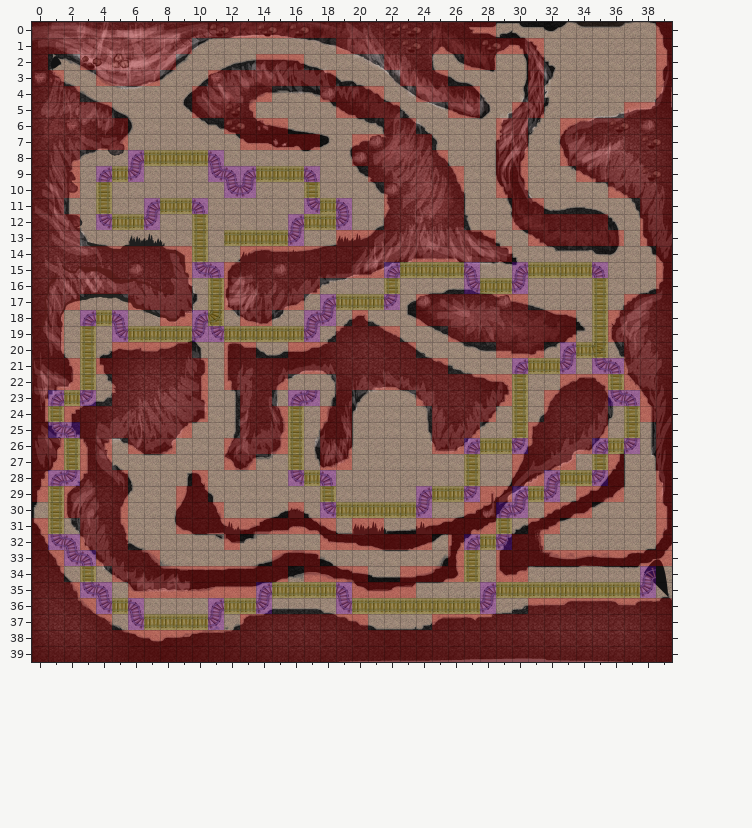
An edit to a level. Tiled map, TileGame/cave-32/gold-on-wheels-32.tmx. Above is the file before it was changed.
Cells are 32x32 px. Shown: x 0..39, y 0..39.
The same view after the edit:
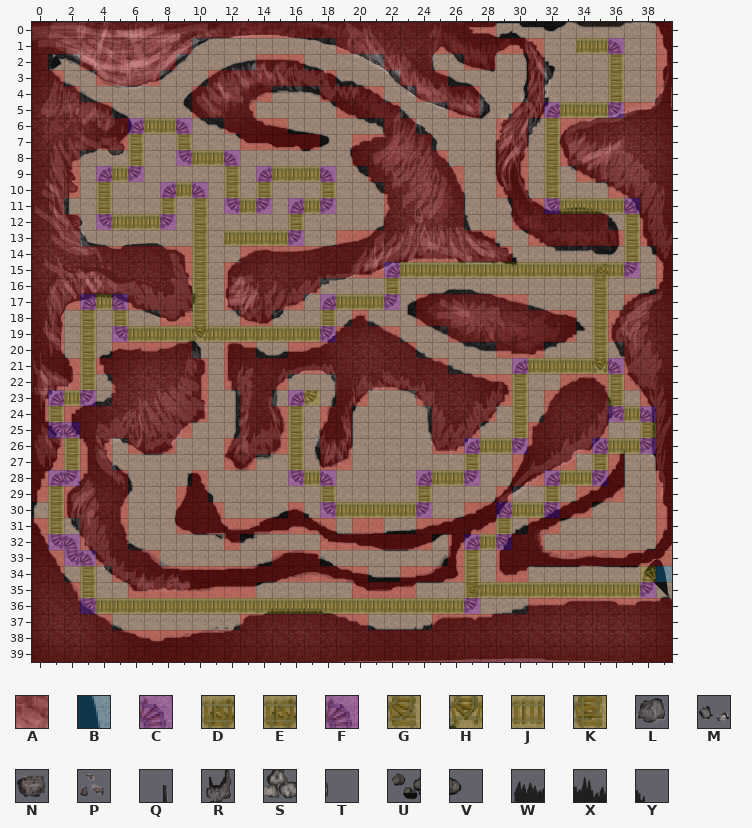
Key: from "meta": A 0, B 2, C 4, D 5; from "rails": E 0, F 1, G 4, H 8, J 9, K 10; from "rocks": L 0, M 2, N 8, P 9, Q 18, R 26, S 34, T 35, U 40, V 41, W 56, X 57, Y 58.
_ is an empty cell.
See-through tiles are keyed as they look on the map.
Commit: Reduce the number of curved tiles that are next to each other Show how much gold is loaded in the cart
The exact change:
Layer "rocks" (now hidden):
y 0: x 11..12 UV -> __; x 14..17 UVUV -> ____; x 22..24 UUV -> ___
y 1: x 23..24 UV -> __; x 28..29 UV -> __
y 2: x 3..6 UVST -> ____
y 3: x 0..1 NP -> __; x 11 N -> _
y 4: x 18 L -> _
y 5: x 12 U -> _
y 6: x 2 N -> _; x 12..14 UVP -> ___; x 36..38 UVL -> ___
y 7: x 15 M -> _; x 21 L -> _; x 38..39 UV -> __
y 8: x 20 L -> _
y 9: x 38..39 UV -> __
y 10: x 22 L -> _
y 13: x 6..8 WXY -> ___; x 19..20 WX -> __
y 14: x 13 W -> _; x 16 X -> _
y 15: x 6 L -> _; x 15 L -> _
y 17: x 24 L -> _; x 29 L -> _
y 29: x 28 Q -> _
y 30: x 16 W -> _; x 28 R -> _
y 31: x 12 X -> _; x 20..22 WXY -> ___; x 24 X -> _
Layer "rails2":
y 15: x 35 _ -> E
y 18: x 11 G -> _
y 19: x 10..11 __ -> HJ
y 20: x 35 K -> _
y 21: x 35 _ -> H
y 35: x 27 _ -> H
Layer "rails":
y 1: x 34..36 ___ -> JJF
y 2..4: x 36 _ -> G
y 5: x 32..36 _____ -> EJJJK
y 6: x 6..9 ____ -> EJJF; x 32 _ -> G
y 7: x 6 _ -> G; x 9 _ -> G; x 32 _ -> G
y 8: x 6..9 EJJJ -> G__H; x 11..12 F_ -> JF; x 32 _ -> G
y 9: x 11..14 HFEJ -> _G_E; x 17..18 F_ -> JF; x 32 _ -> G
y 10: x 8..10 ___ -> EJF; x 12..14 HK_ -> G_G; x 17..18 G_ -> _G; x 32 _ -> G
y 11: x 7..10 EJJF -> _G_G; x 12..14 ___ -> HJK; x 16..19 _HJF -> EJK_; x 32..37 ______ -> HJJJJF
y 12: x 7..8 K_ -> JK; x 16..19 EJJK -> G___; x 37 _ -> G
y 13..14: x 37 _ -> G
y 15: x 10..11 HF -> G_; x 27..30 F__E -> JJJJ; x 35..37 F__ -> JJK
y 16: x 10..11 _G -> G_; x 27..30 HJJK -> ____
y 17: x 3..5 ___ -> EJF; x 10..11 _G -> G_
y 18: x 3..5 EJF -> G_G; x 10..11 EK -> G_; x 17..18 EK -> _G
y 19: x 11 H -> _; x 17..18 K_ -> JK
y 20: x 33..34 EJ -> __
y 21: x 33..35 K_H -> JJK
y 23: x 36..37 HF -> G_
y 24: x 36..38 _G_ -> HJF
y 25: x 37..38 G_ -> _G
y 26: x 37..38 K_ -> JK
y 28: x 24..27 ___G -> EJJK
y 29: x 24..27 EJJK -> G___; x 30..32 EJK -> __G
y 30: x 30..32 K__ -> JJK
y 35: x 3..4 HF -> G_; x 14..19 EJJJJF -> ______; x 27..28 _E -> GJ
y 36: x 3..4 _H -> HJ; x 6..11 F____E -> JJJJJJ; x 14..19 K____H -> JJJJJJ; x 27..28 JK -> K_
y 37: x 6..11 HJJJJK -> ______
Layer "Meta":
y 1: x 34..36 ___ -> DDC
y 2..4: x 36 _ -> D
y 5: x 32..36 _____ -> CDDDC
y 6: x 6..9 ____ -> CDDC; x 32 _ -> D
y 7: x 6 _ -> D; x 9 _ -> D; x 32 _ -> D
y 8: x 6..9 CDDD -> D__C; x 11..12 C_ -> DC; x 32 _ -> D
y 9: x 11..14 CCCD -> _D_C; x 17..18 C_ -> DC; x 32 _ -> D
y 10: x 8..10 ___ -> CDC; x 12..14 CC_ -> D_D; x 17..18 D_ -> _D; x 32 _ -> D
y 11: x 7 C -> _; x 9..10 DC -> _D; x 12..14 ___ -> CDC; x 16..19 _CDC -> CDC_; x 32..37 ______ -> CDDDDC
y 12: x 7..8 C_ -> DC; x 16..19 CDDC -> D___; x 37 _ -> D
y 13..14: x 37 _ -> D
y 15: x 10..11 CC -> D_; x 27..30 C__C -> DDDD; x 35..37 C__ -> DDC
y 16: x 10..11 _D -> D_; x 27..30 CDDC -> ____
y 17: x 3..5 ___ -> CDC; x 10..11 _D -> D_
y 18: x 3..5 CDC -> D_D; x 10..11 CD -> D_; x 17..18 CC -> _D
y 19: x 10..11 CC -> DD; x 17..18 C_ -> DC
y 20: x 33..34 CD -> __
y 21: x 33..35 C_C -> DDD
y 23: x 17 C -> D; x 20 _ -> A; x 36..37 CC -> D_
y 24: x 36 _ -> C; x 38 A -> C
y 25: x 37..38 D_ -> _D
y 26: x 37..38 C_ -> DC
y 28: x 24..27 ___D -> CDDC
y 29: x 24..28 CDDCA -> D____; x 30..32 CDC -> __D
y 30: x 30..32 C_A -> DDC
y 34: x 16 _ -> A; x 38..39 C_ -> DB
y 35: x 3..4 CC -> D_; x 14..19 CDDDDC -> ______; x 27..28 _C -> DD
y 36: x 3..4 AC -> CD; x 6..11 C____C -> DDDDDD; x 14..19 C____C -> DDDDDD; x 27..28 DC -> C_
y 37: x 6..11 CDDDDC -> ______
